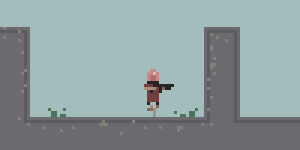
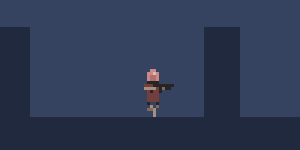
Layers edited between the first and the second 300 × 150 image:
hid "painting" over [0, 0, 300, 150]
showed "head", painted on it over [144, 69, 159, 84]
painted on "gun" over [162, 87, 174, 93]
painted on "torso" over [144, 90, 147, 102]
painted on "leg_walk0" over [147, 102, 159, 117]
